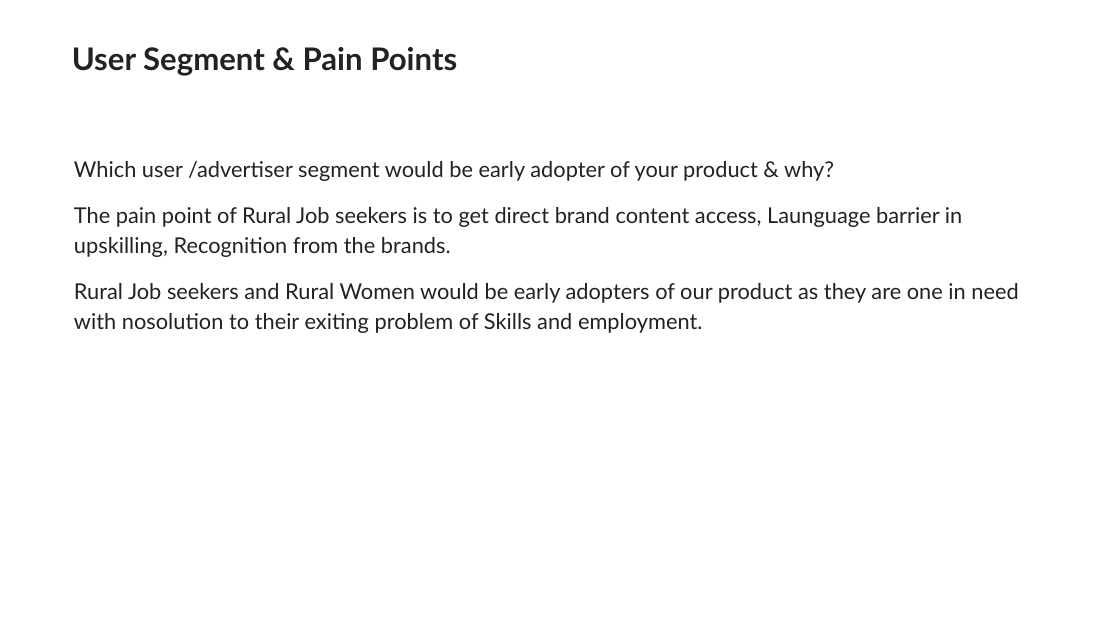
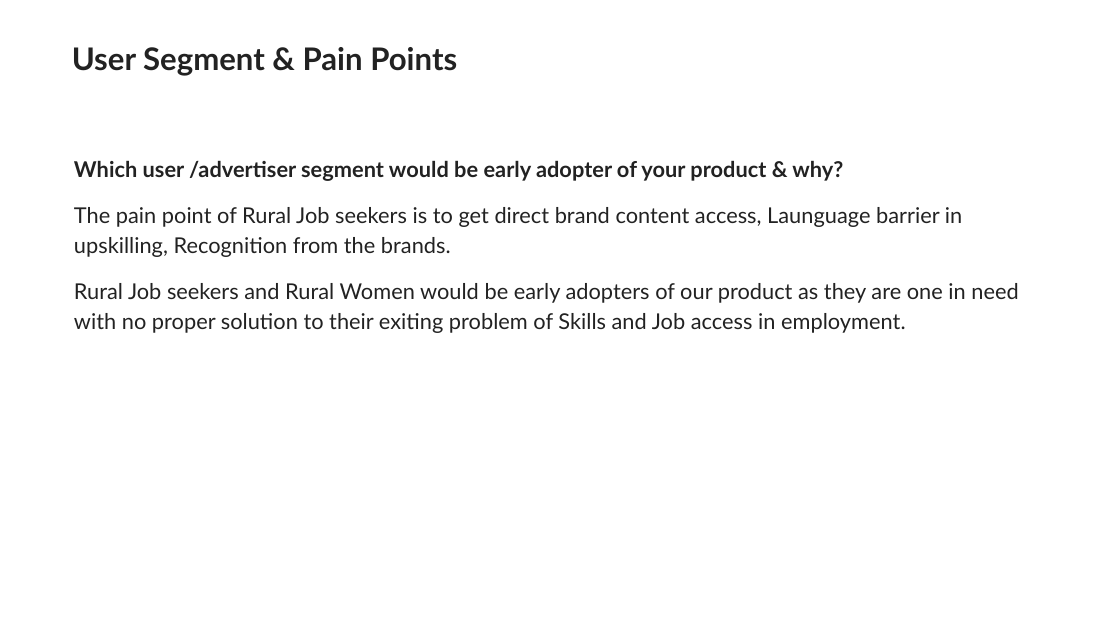
Before and after one commit to angelinindira0505/literate-chainsaw, a slide deck: slide 3 of Code Titans - National Level Start-Up Hackathon 2022-template (1) (2).pptx. Drawn at 1120x630 pixels with LibreOffice and Linux fonts; fonts in the diff are those of the drawing; background and template pictures are left out. Boxes give left, top, right and bottom in pixels: in the first picture for what was removed or moved away, otherwise in the second. Text is boxed around its words. In the diff, an @@ line names an element or a change of style, - is before the commit and + after.

```diff
--- a/Code Titans - National Level Start-Up Hackathon 2022-template (1) (2).pptx
+++ b/Code Titans - National Level Start-Up Hackathon 2022-template (1) (2).pptx
@@ text at box(74, 160, 843, 181): bold on in "Which user /advertiser segment would be early ..." @@
@@ text at box(74, 283, 1018, 333): text changed @@
-Rural Job seekers and Rural Women would be early adopters of our product as they are one in need with nosolution to their exiting problem of Skills and employment.
+Rural Job seekers and Rural Women would be early adopters of our product as they are one in need with no proper solution to their exiting problem of Skills and Job access in employment.
```
Also in this commit, not shown: 6 other slides changed.
